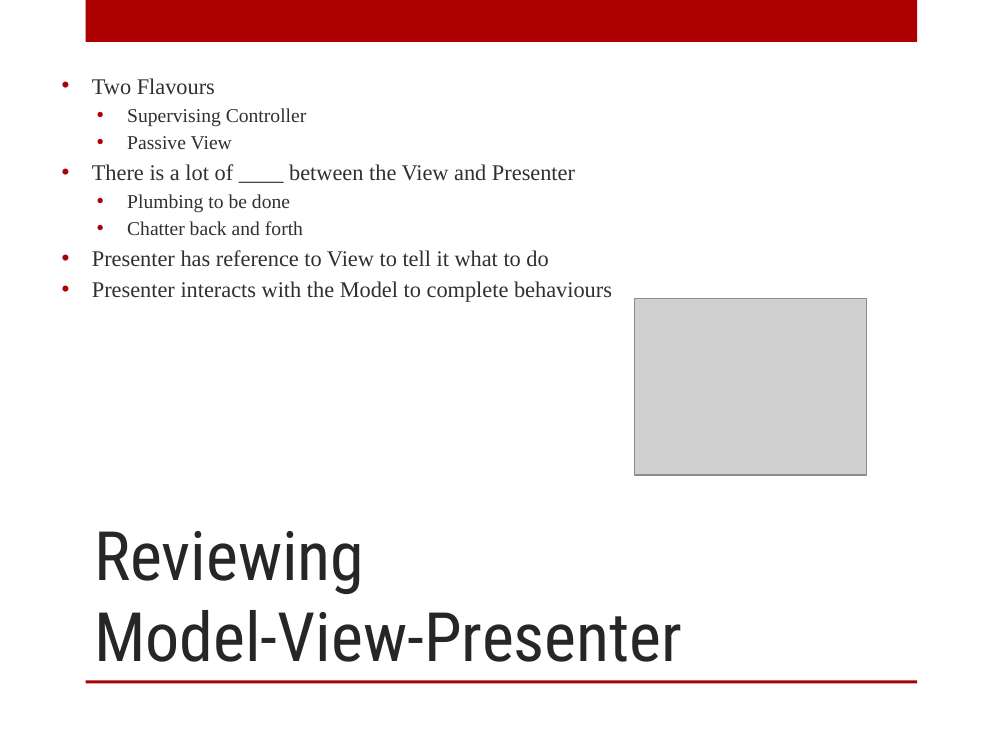
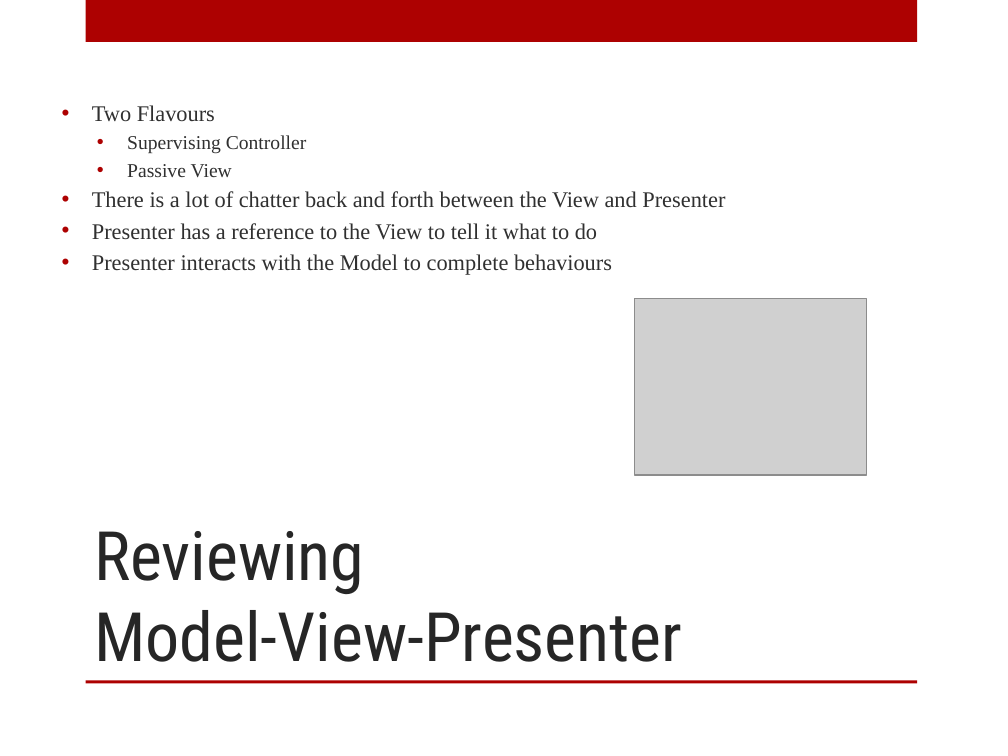
Before and after one commit to arcresources/MVPtoMVVM, a slide deck: slide 3 of docs/MVP to MVVM.pptx. Drawn at 1008x756 pixels with LibreOffice and Linux fonts; fonts in the diff are those of the drawing; grey boxes stand for pictures; background and template pictures are left out. Boxes give left, top, right and bottom in pixels: in the first picture for what was removed or moved away, otherwise in the second. Text is boxed around its words. In the diff, an @@ line names an element or a change of style, - is before the commit and + after.

```diff
--- a/docs/MVP to MVVM.pptx
+++ b/docs/MVP to MVVM.pptx
@@ text at [92, 191, 725, 240]: text changed @@
-• There is a lot of ____ between the View and Presenter
-  • Plumbing to be done
-  • Chatter back and forth
-• Presenter has reference to View to tell it what to do
+• There is a lot of chatter back and forth between the View and Presenter
+• Presenter has a reference to the View to tell it what to do
```
Also in this commit, not shown: 6 other slides changed, 2 slides added, 1 slide removed, 2 other files.
